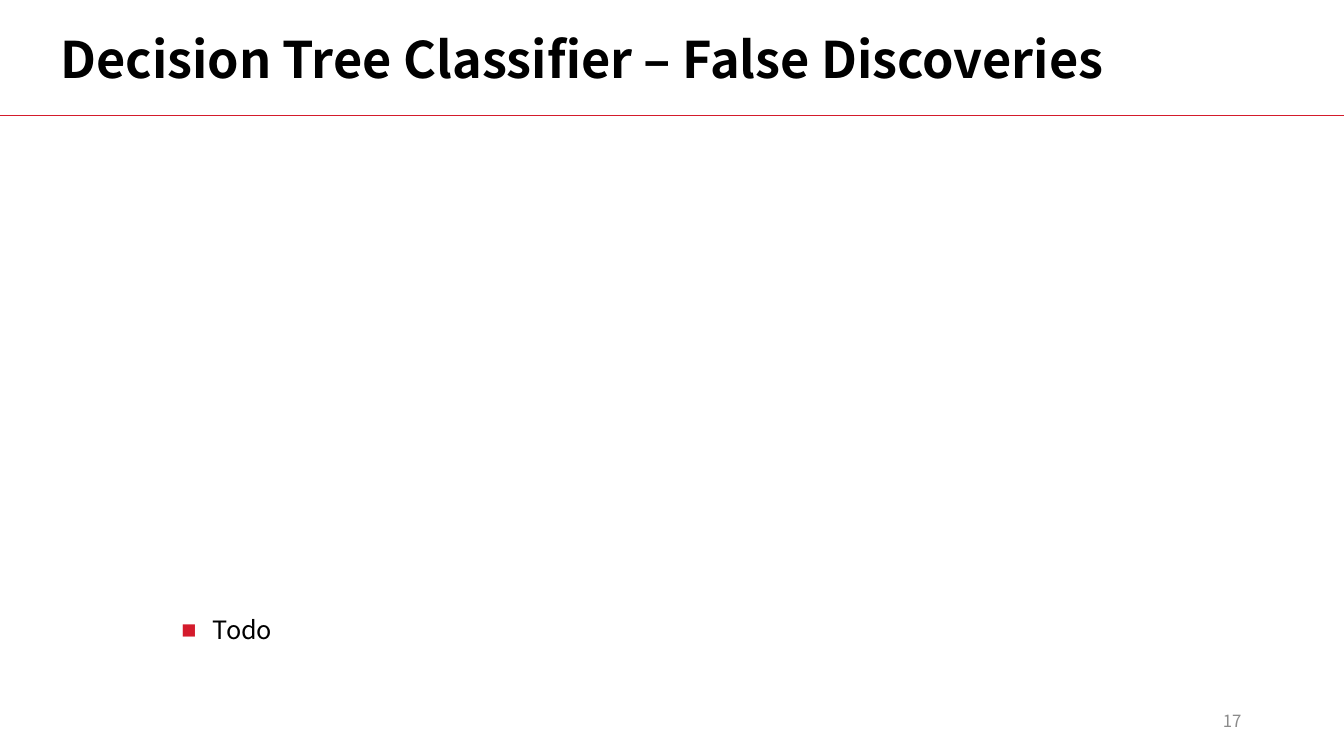
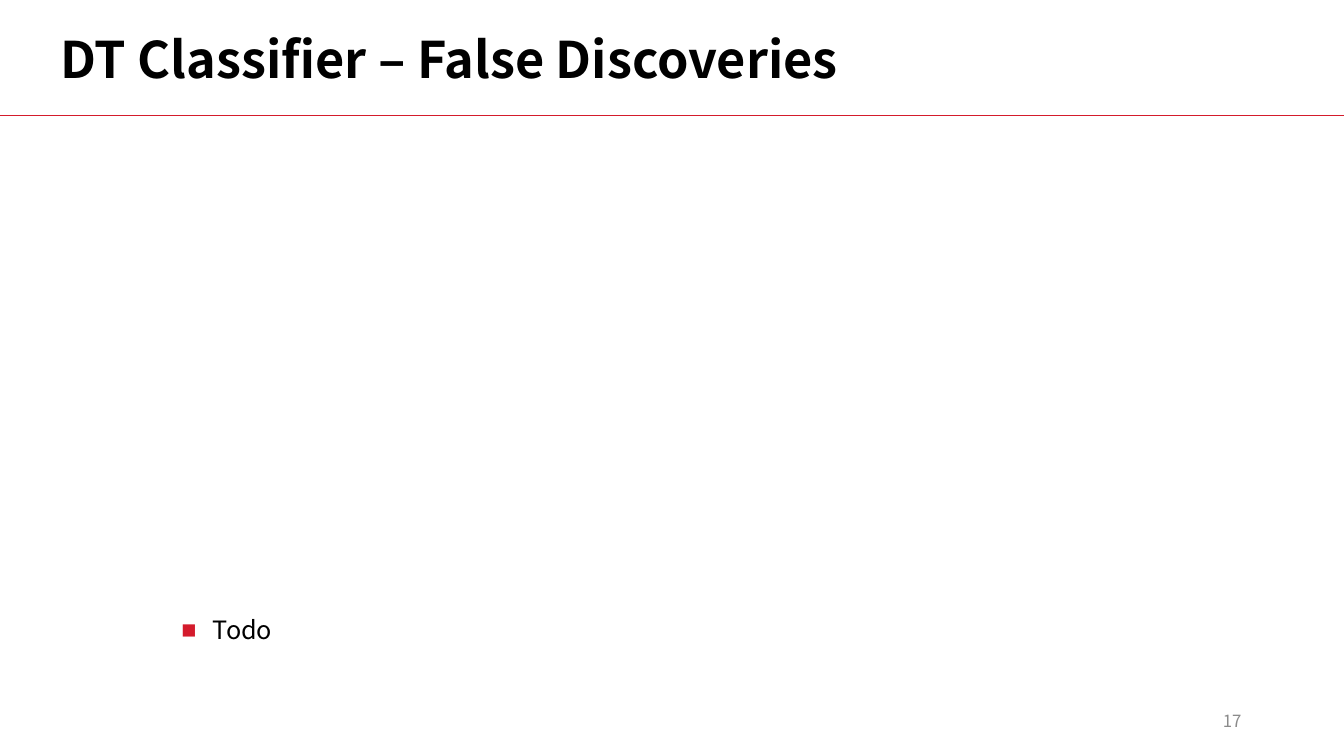
Before and after one commit to LiyangSong/Advertisement-CTR-Prediction, a slide deck: slide 17 of submissions/phase3/stepvi.pptx. Drawn at 1344x756 pixels with LibreOffice and Linux fonts; fonts in the diff are those of the drawing. Boxes give left, top, right and bottom in pixels: in the first picture for what was removed or moved away, otherwise in the second. Text is boxed around its words. In the diff, an @@ line names an element or a change of style, - is before the commit and + after.

```diff
--- a/submissions/phase3/stepvi.pptx
+++ b/submissions/phase3/stepvi.pptx
@@ text at <box>60,37,838,79</box>: text changed @@
-  Decision Tree Classifier – False Discoveries
+  DT Classifier – False Discoveries
```
Also in this commit, not shown: 24 other slides changed.
